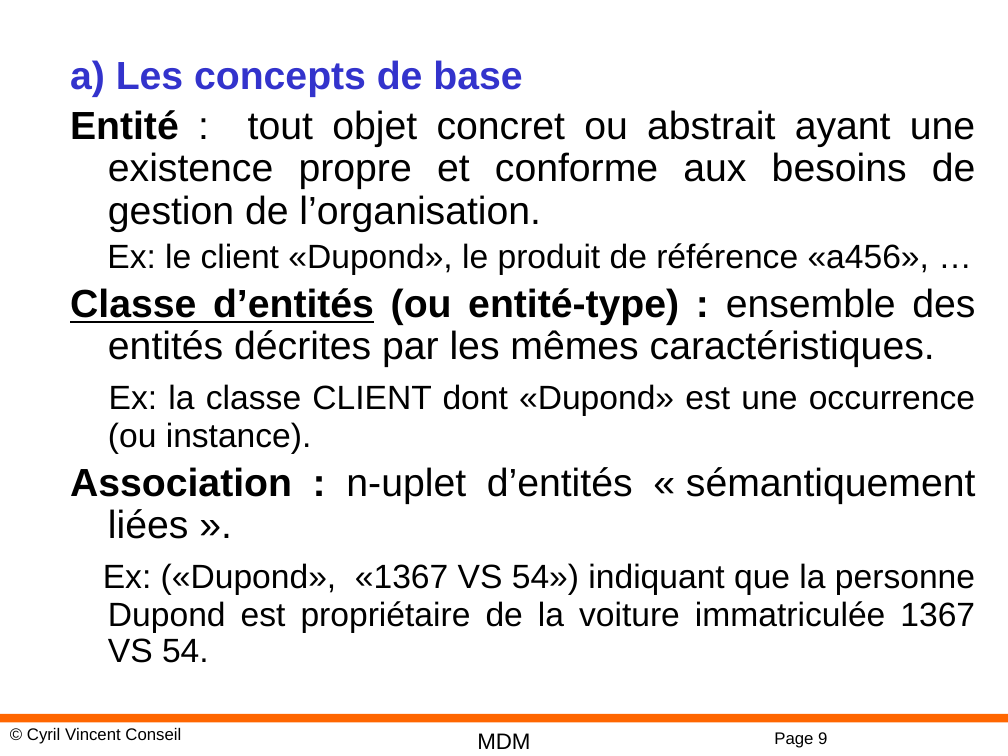
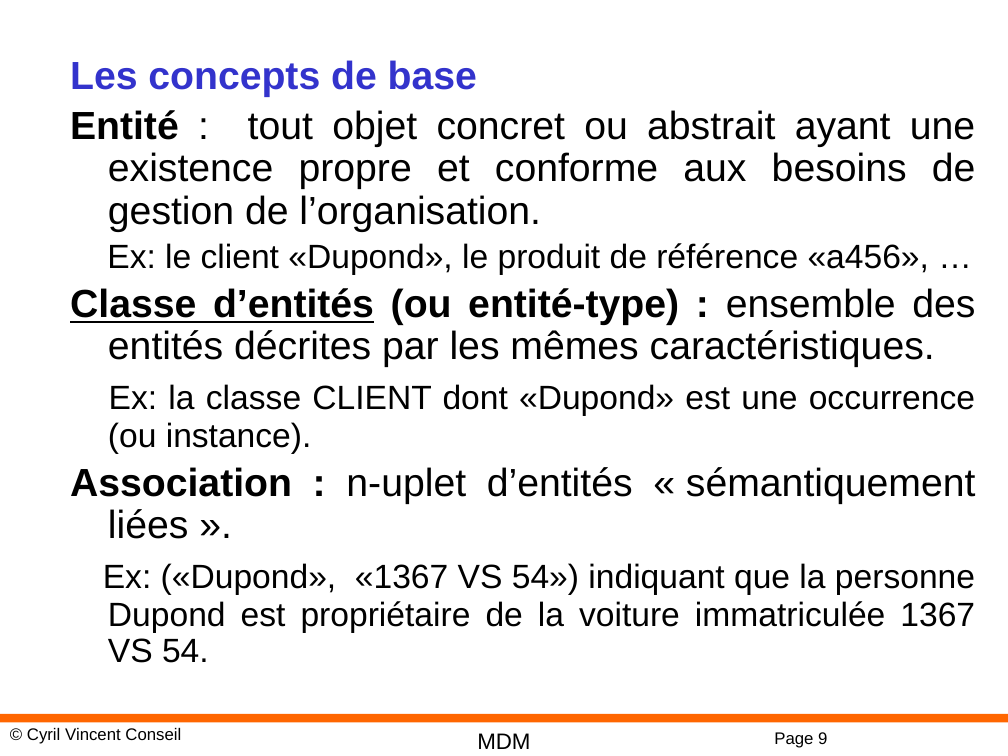
Before and after one commit to cyrilvincent/mdm, a slide deck: slide 9 of DM05-Design.pptx. Drawn at 1008x756 pixels with LibreOffice and Linux fonts; fonts in the diff are those of the drawing; background and template pictures are left out. Boxes give left, top, right and bottom in pixels: in the first picture for what was removed or moved away, otherwise in the second. Text is boxed around its words. In the diff, an @@ line names an element or a change of style, - is before the commit and + after.

```diff
--- a/DM05-Design.pptx
+++ b/DM05-Design.pptx
@@ text at box(70, 60, 477, 97): text changed @@
-a) Les concepts de base
+Les concepts de base
```
Also in this commit, not shown: 2 other slides changed, 2 slides added, 6 slides removed, 12 other files.
